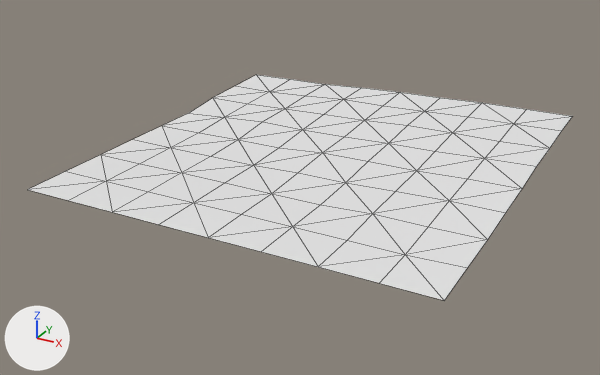
Two versions of the OBJ model assets/maps/chunks/terrain_lod2_-4_4.obj, one commit apart.
The view is the same before and after, from a 50 mm lens placed at (-334.8, -796.8, 87.5), pointed at (-452.0, -583.7, -19.1). Every picture has the same lights, and +X, +Y and +Z are marked at lower left. The first picture is the older version. Mesh edges are drawn as thin lines. Where no turn or scale is listed for an object, it has been applied to the vertices.

The first picture shows 'terrain_lod2_-4_4'.
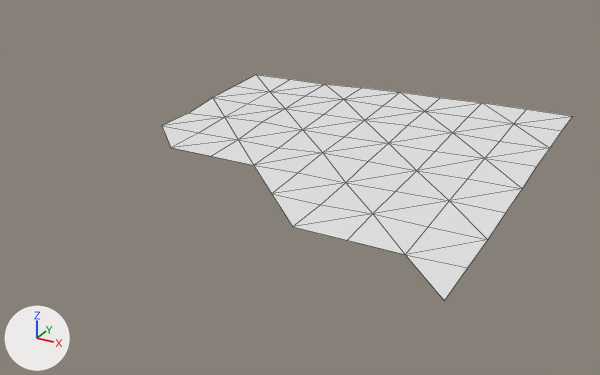
Changed parts and their boxes [x1, y1, x2, y2] in the pictures (600 x 375 px):
'terrain_lod2_-4_4', reshaped (25% narrower)
    before: [27, 75, 572, 300]
    after: [162, 75, 572, 300]
part 1 of me_terrain_lod2__4_4, deleted
    before: [27, 126, 444, 300]

What the commit changed:
me_terrain_lod2__4_4 is used by ob_terrain_lod2__4_4; location (0.0, 0.0, 0.0).
me_terrain_lod2__4_4 had 81 vertices, 128 faces and spanned x -512.0..-384.0, y -640.0..-512.0, z -10.8..-5.3.
me_terrain_lod2__4_4 now has 63 vertices, 96 faces and spans x -512.0..-384.0, y -640.0..-512.0, z -10.8..-5.3.
Part 1, on me_terrain_lod2__4_4:
18 vertices are removed from x -512.0..-400.0, y -640.0..-592.0, z -10.8.
32 faces are deleted.
